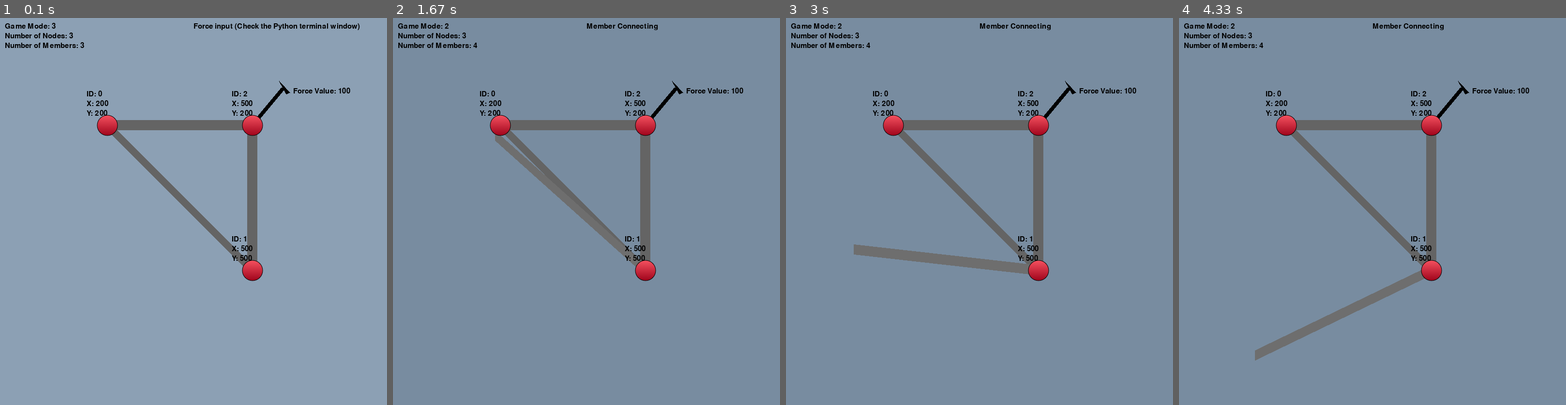
Above: before the commit, frames 1-4 (left to right).
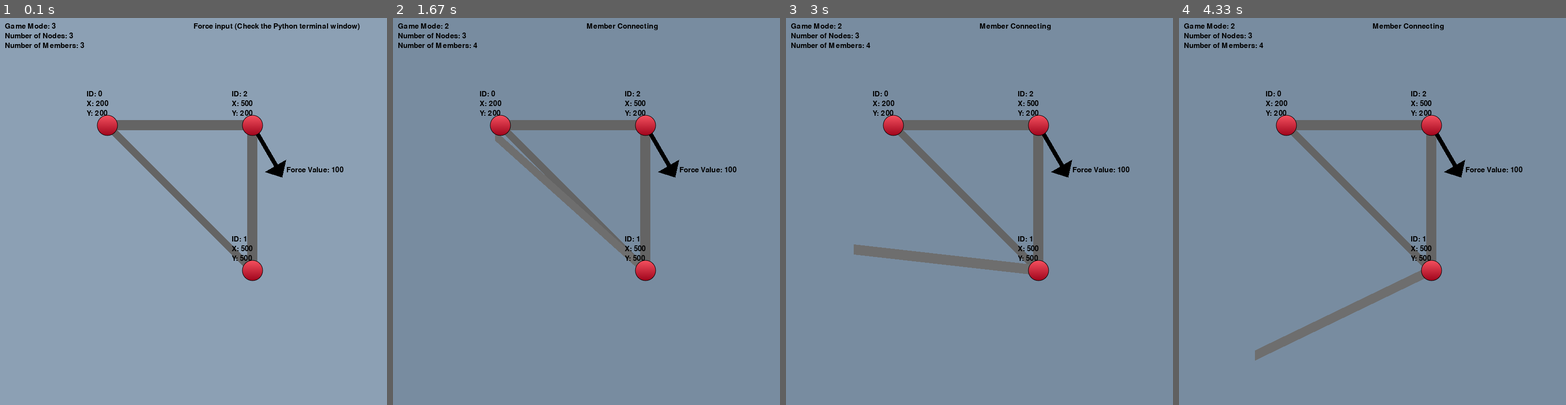
Above: after the commit, the same moments.

Repository: vinnnyr/Vinny-Truss-Solver
Game: pygame game, started from main.py
Same seed, same stepped clock (60 frames per second), same inputs: the game is played once before the commit and once after it. The source is Python 2; it was converted automatically to run under Python 3.
Inputs (mouse positions are in pixels of both pictures, inside the frame that each line leads up to):
- Up to frame 1 (0.1 s): no input
- Up to frame 2 (1.67 s): tap 2 at 0.33 s; click (625, 296) at 0.72 s; click (632, 246) at 1.05 s; click (493, 134) at 1.38 s
- Up to frame 3 (3 s): click (979, 257) at 1.72 s; click (925, 130) at 2.05 s; click (1114, 312) at 2.38 s; click (855, 250) at 2.72 s
- Up to frame 4 (4.33 s): click (1260, 137) at 3.05 s; click (1279, 281) at 3.38 s; click (1511, 300) at 3.72 s; click (1256, 354) at 4.05 s

The runs differ from the first frame. In frame 1, 0.5% of the frame differs, in the area x 66-91%, y 16-42%; in frame 2, 0.5%; in frame 3, 0.5%; in frame 4, 0.5%.

Commit message:
Holy cow. Arrows Work

Diff:
--- a/main.py
+++ b/main.py
@@ -83,13 +83,19 @@
         self.y1 = self.y + 21
         self.y2 = self.y1 + (self.value * math.sin(self.theta))
         self.x2 = self.x1 + (self.value * math.cos(self.theta))
-        self.w = self.x2 + math.sin(self.theta)
-        self.h = (21 * math.cos(self.theta))
+        self.phi = 3.14159/2  - self.theta
+        self.x3 = self.x2 + (.25*self.value * math.sin(-self.theta))-2*math.cos(self.theta)
+        self.y3 = self.y2 + (.25*self.value * math.cos(-self.theta))-2*math.sin(self.theta)
+        self.x4 = self.x2 - (.25*self.value * math.sin(-self.theta))-2*math.cos(self.theta)
+        self.y4 = self.y2 - (.25*self.value * math.cos(-self.theta))-2*math.sin(self.theta)
+        self.x5 = self.x2 + (.25*self.value * math.cos(self.theta))
+        self.y5 = self.y2 + (.25*self.value * math.sin(self.theta))
         pygame.draw.line(screen, self.color, (self.x1, self.y1), (self.x2, self.y2), 10)
         # pygame.draw.polygon(screen,self.color,((self.x2,self.y2-self.h),(self.x2,self.y2+self.h),(self.x2+self.w,self.y2)),0)
-        pygame.draw.polygon(screen, self.color, ((self.x2 + 10 * math.sin(-self.theta), self.y2 + self.h),
-                                                 (self.x2 - 10 * math.sin(-self.theta), self.y2 - self.h), (self.x2+10*math.cos(self.theta) + 10 * math.sin(-self.theta), self.y2+10)),
-                            0)
+        pygame.draw.polygon(screen, self.color, ((self.x3, self.y3),
+                                                 (self.x4, self.y4), (self.x5, self.y5)),0)
+        #pygame.draw.circle(screen,self.color,(int(self.x3),int(self.y3)),10,1)
+
         self.fLabel = myFont.render("Force Value: " + str(self.value), 2, (0, 0, 0))
         screen.blit(self.fLabel, (self.x2 + 21, self.y2))
 
@@ -290,7 +296,7 @@
     memInInterest.moving = False
     memInInterest.endNode = nodeList[2]
     nodeList[2].takeMember(memInInterest)
-    forceList.append(Force(nodeList[2], 100, 50))
+    forceList.append(Force(nodeList[2], 100, 300))
     p = p + 1
 
 
